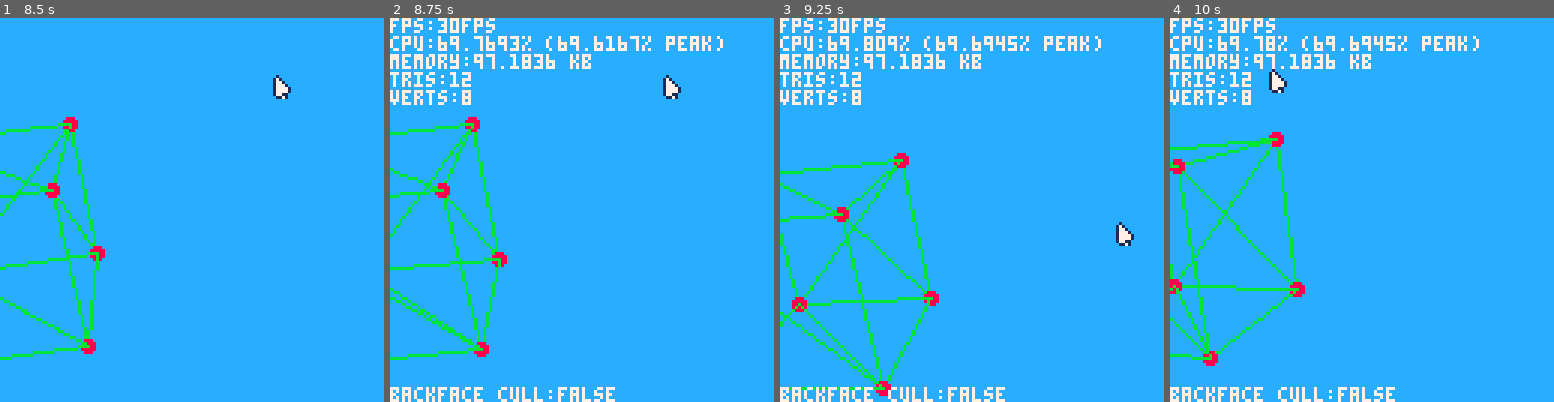
Above: before the commit, frames 1-4 (left to right).
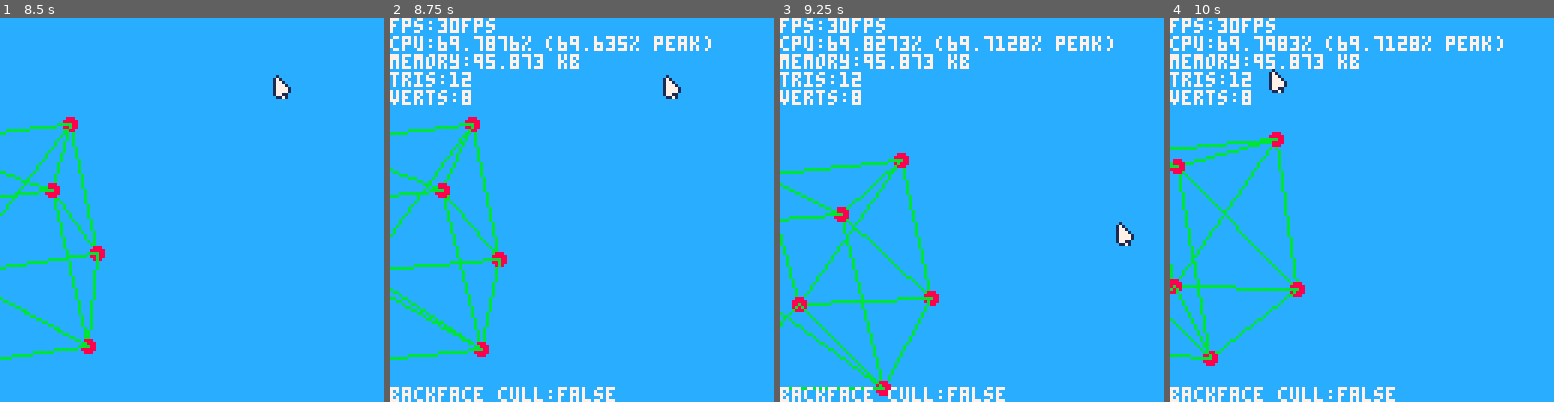
Above: after the commit, the same moments.

Repository: Woj-Rak/PICO-8-RENDERER
Game: PICO-8 cartridge renderer.p8
The game is run twice, just before and just after one commit, with the same random seed, the same clock (stepped at 60 frames per second) and the same inputs.
Inputs (mouse positions are in pixels of both pictures, inside the frame that each line leads up to):
- Up to frame 1 (8.5 s): tap X (X key) at 0.33, 1.07, 1.85, 2.97, 4.08, 5.2, 6.32, 7.43 s; click (280, 121) at 0.67 s; tap O (Z key) at 0.7, 1.7, 2.1, 2.5, 2.9, 3.3, 3.7, 4.1, 4.5, 4.9, 5.3, 5.7, 6.1, 6.5, 6.9, 7.3, 7.7, 8.1 s; click (46, 267) at 1.22 s; hold Right 1.6-2.1 s; click (107, 114) at 1.77 s; hold Up 2.15-2.42 s; click (172, 259) at 2.32 s; hold Right 2.47-3.03 s; click (234, 106) at 2.87 s; hold Left 3.08-3.58 s; click (295, 256) at 3.42 s; hold Down 3.63-3.97 s; click (61, 102) at 3.97 s; hold Right 4.02-4.68 s; click (122, 248) at 4.52 s; hold Up 4.73-5.03 s; click (184, 94) at 5.07 s; hold Left 5.08-5.68 s; click (249, 244) at 5.62 s; hold Down 5.73-6.03 s; hold Right 6.08-6.58 s; click (311, 90) at 6.17 s; hold Right 6.63-7.13 s; click (76, 236) at 6.72 s; hold Up 7.18-7.45 s; click (138, 83) at 7.27 s; hold Right 7.5-8.07 s; click (199, 229) at 7.82 s; hold Left from 8.12 s (still down); click (264, 79) at 8.37 s
- Up to frame 2 (8.75 s): tap O (Z key) at 8.5 s; tap X (X key) at 8.55 s; release Left at 8.62 s; hold Down from 8.67 s (still down)
- Up to frame 3 (9.25 s): tap O (Z key) at 8.9 s; click (1106, 225) at 8.92 s; release Down at 9 s; hold Right from 9.05 s (still down)
- Up to frame 4 (10 s): tap O (Z key) at 9.3, 9.7 s; click (1258, 71) at 9.47 s; tap X (X key) at 9.67 s; release Right at 9.72 s; hold Up from 9.77 s (still down)

Frame 1 is identical in both runs. In frame 2, 0.8% of the frame differs, in the area x 25-87%, y 4-14%; in frame 3, 1.1%; in frame 4, 1.2%.

Commit message:
started work on mesh loading

Diff:
--- a/mesh.lua
+++ b/mesh.lua
@@ -1,5 +1,13 @@
 -- table to store all loaded meshes
 meshes = {}
+
+-- mesh loading variables
+load_pending = false
+load_in_progress = false
+-- 1 = y
+-- 2 = n
+load_menu_option = 1
+
 
 -- mesh object definition
 function mesh()
@@ -26,23 +34,23 @@
 
 cube_faces = {
     -- front
-    { a = 1, b = 2, c = 3, a_uv = { 0, 1 }, b_uv = { 0, 0 }, c_uv = { 1, 0 }, color = 8 },
-    { a = 1, b = 3, c = 4, a_uv = { 0, 1 }, b_uv = { 1, 0 }, c_uv = { 1, 1 }, color = 8 },
+    { a = 1, b = 2, c = 3, color = 8 },
+    { a = 1, b = 3, c = 4, color = 8 },
     -- right
-    { a = 4, b = 3, c = 5, a_uv = { 0, 1 }, b_uv = { 0, 0 }, c_uv = { 1, 0 }, color = 8 },
-    { a = 4, b = 5, c = 6, a_uv = { 0, 1 }, b_uv = { 1, 0 }, c_uv = { 1, 1 }, color = 8 },
+    { a = 4, b = 3, c = 5, color = 8 },
+    { a = 4, b = 5, c = 6, color = 8 },
     -- back
-    { a = 6, b = 5, c = 7, a_uv = { 0, 1 }, b_uv = { 0, 0 }, c_uv = { 1, 0 }, color = 8 },
-    { a = 6, b = 7, c = 8, a_uv = { 0, 1 }, b_uv = { 1, 0 }, c_uv = { 1, 1 }, color = 8 },
+    { a = 6, b = 5, c = 7, color = 8 },
+    { a = 6, b = 7, c = 8, color = 8 },
     -- left
-    { a = 8, b = 7, c = 2, a_uv = { 0, 1 }, b_uv = { 0, 0 }, c_uv = { 1, 0 }, color = 8 },
-    { a = 8, b = 2, c = 1, a_uv = { 0, 1 }, b_uv = { 1, 0 }, c_uv = { 1, 1 }, color = 8 },
+    { a = 8, b = 7, c = 2, color = 8 },
+    { a = 8, b = 2, c = 1, color = 8 },
     -- top
-    { a = 2, b = 7, c = 5, a_uv = { 0, 1 }, b_uv = { 0, 0 }, c_uv = { 1, 0 }, color = 8 },
-    { a = 2, b = 5, c = 3, a_uv = { 0, 1 }, b_uv = { 1, 0 }, c_uv = { 1, 1 }, color = 8 },
+    { a = 2, b = 7, c = 5, color = 8 },
+    { a = 2, b = 5, c = 3, color = 8 },
     -- bottom
-    { a = 6, b = 8, c = 1, a_uv = { 0, 1 }, b_uv = { 0, 0 }, c_uv = { 1, 0 }, color = 8 },
-    { a = 6, b = 1, c = 4, a_uv = { 0, 1 }, b_uv = { 1, 0 }, c_uv = { 1, 1 }, color = 8 }
+    { a = 6, b = 8, c = 1, color = 8 },
+    { a = 6, b = 1, c = 4, color = 8 }
 }
 
 -- function to load mesh data into a mesh object
@@ -55,3 +63,36 @@
 
     add(meshes, mesh)
 end
+
+-- TODO: figure out how to do this better. I dont' really understand how to clear it out without just reading it all
+function abort_load()
+    repeat
+        size = serial(0x800, 0x4300, 0x1000)
+    until(size == 0)
+
+    load_pending = false
+    load_in_progress = false
+end
+
+function load_mesh()
+    load_pending = false
+    load_in_progress = true
+end
+
+function draw_load_msg()
+    -- bg
+    rectfill(20, 40, 107, 80, 0)
+    rect(21, 41, 106, 79, 7)
+    -- msg
+    print("import detected!", 32, 46, 7)
+    print("load mesh?", 44, 53, 7)
+    -- selector
+    if load_menu_option == 1 then
+        rectfill(55, 62, 67, 68, 8)
+    elseif load_menu_option == 2 then
+        rectfill(55, 69, 67, 75, 8)
+    end
+    -- options
+    print("yes", 56, 63, 7)
+    print("no", 58, 70, 7)
+end
--- a/renderer.p8
+++ b/renderer.p8
@@ -18,7 +18,8 @@
 -- look into filled triangle performance (it's extremely bad right now with the cube mesh)
     -- + try scan line with rectfill?
 -- optimize the useage of matrices for better performance
--- texture loading
+-- texture loading?
+    -- removed a lot of the texture related code so all of that will need another look
 
 debug = false
 auto_rotate = false
@@ -38,7 +39,33 @@
 end
 
 function _update()
+    -- check for file loads
+    if (stat(120) and not load_pending) then
+        load_pending = true
+    end
+
     -- input
+    if (load_pending) then
+        if btnp(⬇️) then
+            load_menu_option += 1
+        end
+        if btnp(⬆️) then
+            load_menu_option -= 1
+        end
+
+        if load_menu_option > 2 then load_menu_option = 1 end
+        if load_menu_option < 1 then load_menu_option = 2 end
+
+        if (btnp(🅾️)) then
+            if (load_menu_option == 1) then
+                load_mesh()
+            elseif (load_menu_option == 2) then
+                abort_load()
+            end
+        end
+        return
+    end
+
     -- change rendering modes
     if btnp(➡️) and btn(🅾️) then
         drawing_mode += 1
@@ -174,6 +201,9 @@
 function _draw()
     cls(12)
 
+    if load_in_progress then return end
+
+    -- rendering
     for t=1, #triangles_to_render do
         local cur_triangle = triangles_to_render[t]
 
@@ -200,6 +230,12 @@
 
     -- mouse draw
     mouse.draw()
+
+    -- file loading
+    if load_pending then
+        draw_load_msg()
+        return
+    end
 
     -- debug output
     if (debug) then
Not shown, added: .gitignore
